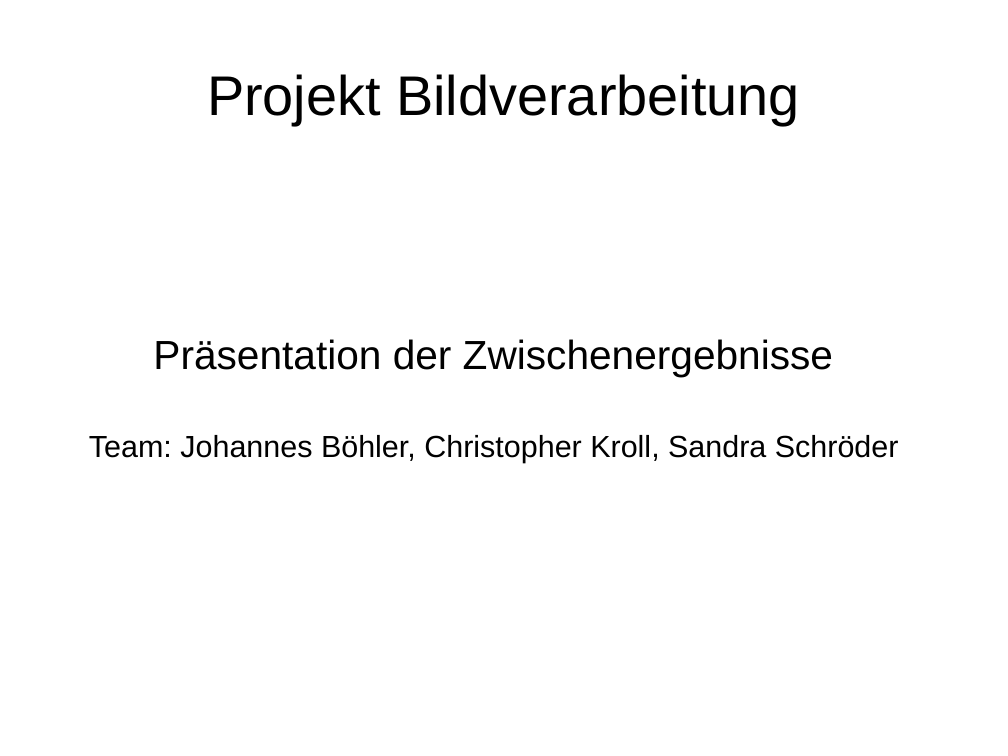
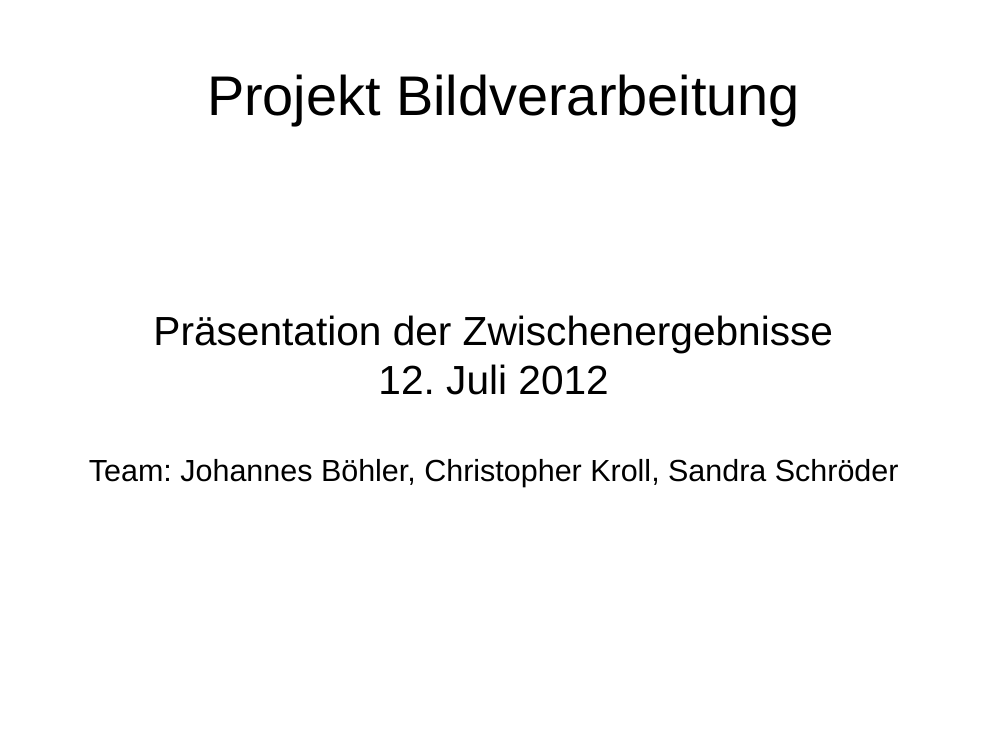
Before and after one commit to sandrellaella/bildverarbeitung, a slide deck: slide 1 of docs/Zwischenstand_1272012.odp. Drawn at 1008x756 pixels with LibreOffice and Linux fonts; fonts in the diff are those of the drawing. Boxes give left, top, right and bottom in pixels: in the first picture for what was removed or moved away, otherwise in the second. Text is boxed around its words. In the diff, an @@ line names an element or a change of style, - is before the commit and + after.

```diff
--- a/docs/Zwischenstand_1272012.odp
+++ b/docs/Zwischenstand_1272012.odp
@@ subtitle at <box>378,364,608,395</box>: paragraph added @@
+12. Juli 2012
```
Also in this commit, not shown: 8 other slides changed, 5 slides added, 2 slides removed, 1 other file.
